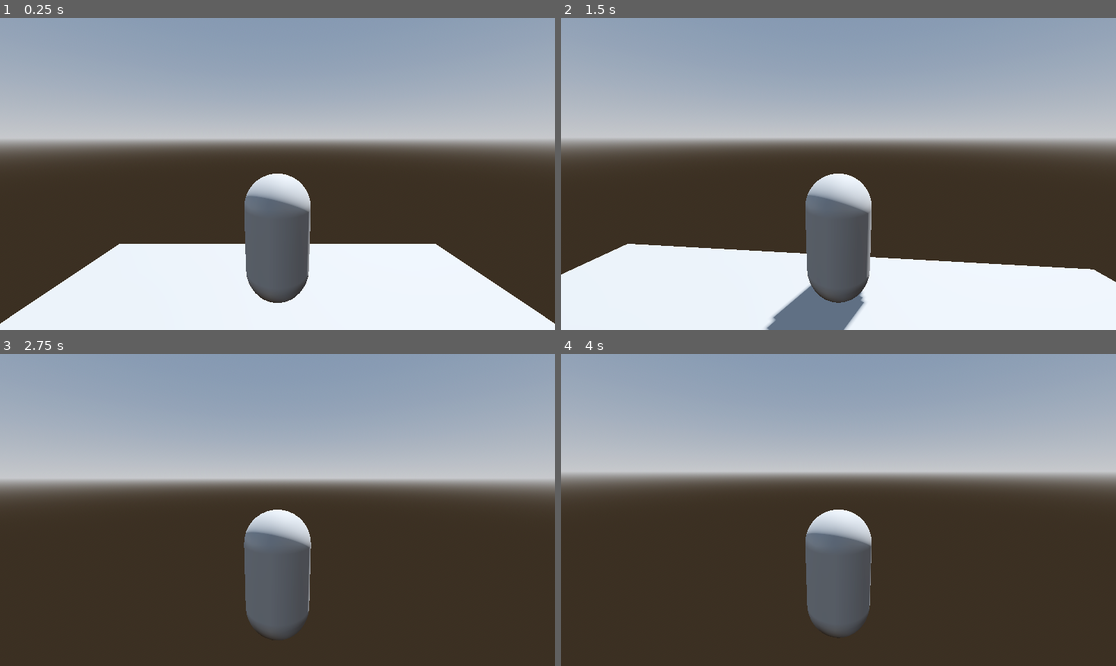
Above: before the commit, frames 1-4 (two rows, left to right).
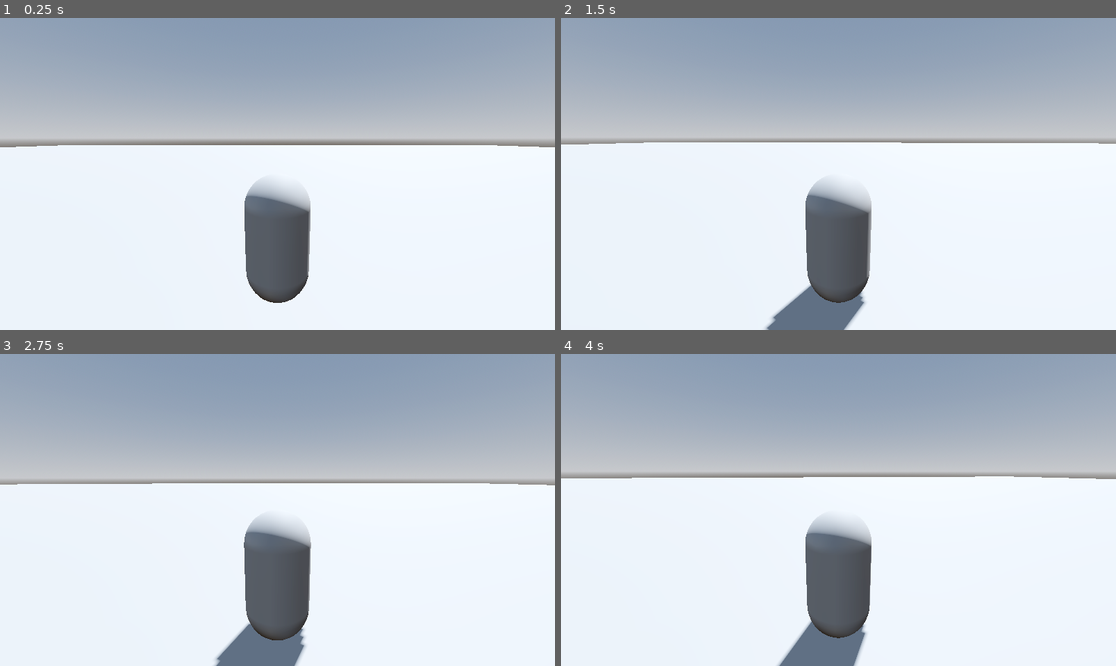
Above: after the commit, the same moments.

Repository: akataurus/Bachelorarbeit
Game: Godot game, scene res://node_3d.tscn
Same seed, same stepped clock (60 frames per second), same inputs: the game is played once before the commit and once after it.
Inputs (mouse positions are in pixels of both pictures, inside the frame that each line leads up to):
- Up to frame 1 (0.25 s): no input
- Up to frame 2 (1.5 s): move the mouse to (866, 174) at 0.52 s; hold W (ui_up) from 0.53 s (still down); move the mouse to (810, 174) at 1.27 s
- Up to frame 3 (2.75 s): keep holding W (ui_up); move the mouse to (288, 503) at 2.02 s
- Up to frame 4 (4 s): keep holding W (ui_up); move the mouse to (832, 516) at 2.77 s; move the mouse to (877, 513) at 3.52 s

The runs differ from the first frame. In frame 1, 35% of the frame differs, in the area x 0-100%, y 40-98%; in frame 2, 34%; in frame 3, 54%; in frame 4, 56%, in the area x 0-100%, y 39-100%.

Commit message:
bigger floor

Diff:
--- a/node_3d.tscn
+++ b/node_3d.tscn
@@ -16,10 +16,10 @@
 glow_enabled = true
 
 [sub_resource type="PlaneMesh" id="PlaneMesh_5phd0"]
-size = Vector2(10, 10)
+size = Vector2(200, 200)
 
-[sub_resource type="ConcavePolygonShape3D" id="ConcavePolygonShape3D_ktkcd"]
-data = PackedVector3Array(5, 0, 5, -5, 0, 5, 5, 0, -5, -5, 0, 5, -5, 0, -5, 5, 0, -5)
+[sub_resource type="ConcavePolygonShape3D" id="ConcavePolygonShape3D_otds2"]
+data = PackedVector3Array(100, 0, 100, -100, 0, 100, 100, 0, -100, -100, 0, 100, -100, 0, -100, 100, 0, -100)
 
 [node name="Node3D" type="Node3D"]
 
@@ -36,7 +36,7 @@
 [node name="StaticBody3D" type="StaticBody3D" parent="MeshInstance3D"]
 
 [node name="CollisionShape3D" type="CollisionShape3D" parent="MeshInstance3D/StaticBody3D"]
-shape = SubResource("ConcavePolygonShape3D_ktkcd")
+shape = SubResource("ConcavePolygonShape3D_otds2")
 
 [node name="Player" parent="." instance=ExtResource("1_v0m0c")]
 transform = Transform3D(1, 0, 0, 0, 1, 0, 0, 0, 1, 0, 2, -2)
